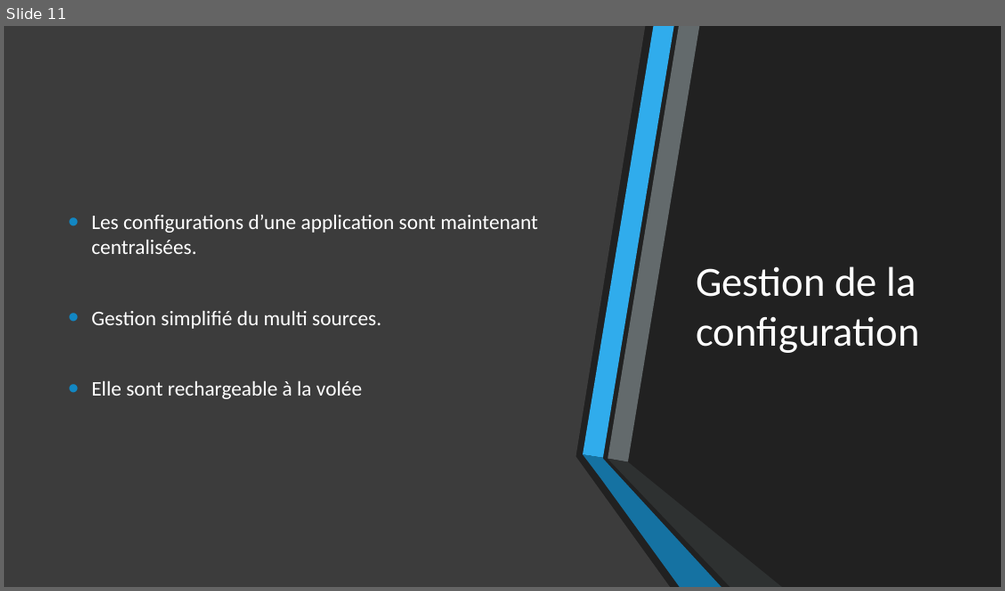
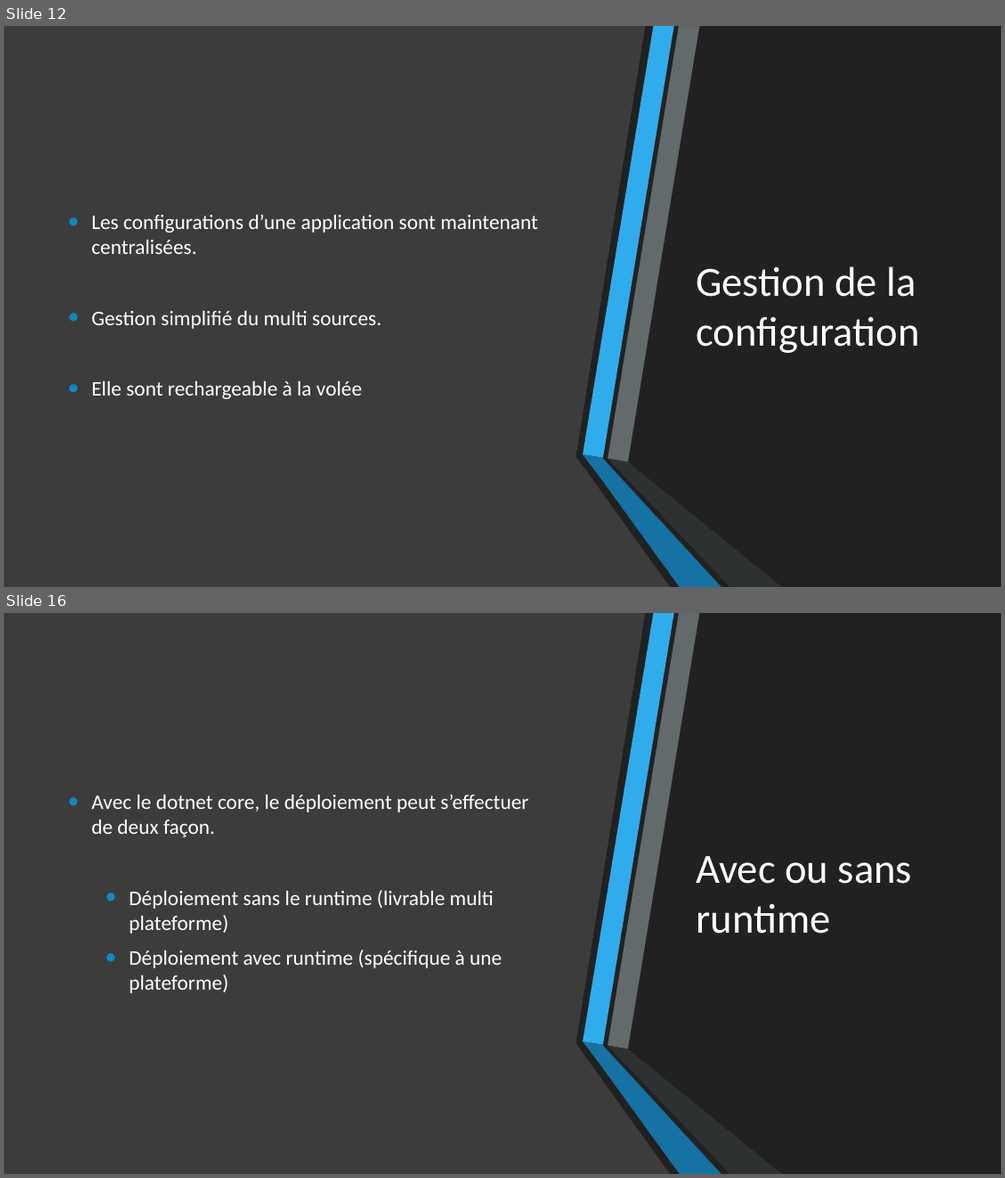
Before and after one commit to 74nu5/Meetup-MUG.net-05-02-2019, a slide deck: Présentation.pptx. Shown one above the other, each under a label of ours: slide 11 before the commit, slides 12 and 16 after it; the slides between them are not shown. The pictures are 1005x591 and 1005x1178 pixels, drawn with LibreOffice and Linux fonts; fonts in the diff are those of the drawing. Boxes give left, top, right and bottom in pixels: in the first picture for what was removed or moved away, otherwise in the second. Text is boxed around its words. In the diff, an @@ line names an element or a change of style, - is before the commit and + after.

```diff
--- a/Présentation.pptx
+++ b/Présentation.pptx
@@ slide 16 added at (4, 613, 1001, 1174), background #212121; not listed: 6 template elements that a slide beside it also shows @@
@@ rectangle added at (4, 613, 1001, 1174), fill #212121 @@
@@ freeform shape added at (4, 613, 671, 1174), fill #404040 at 90% opacity @@
@@ freeform shape added at (582, 613, 674, 1045), fill #30ACEC @@
@@ freeform shape added at (607, 613, 699, 1049), fill #636A6C @@
@@ text added at (91, 794, 528, 993), 20 pt, text #FFFFFF @@
+• Avec le dotnet core, le déploiement peut s’effectuer de deux façon.
+  • Déploiement sans le runtime (livrable multi plateforme)
+  • Déploiement avec runtime (spécifique à une plateforme)
@@ title added at (696, 856, 912, 933), 40 pt, text #FFFFFF @@
+Avec ou sans runtime
@@ freeform shape added at (582, 1041, 721, 1174), fill #1287C3 at 80% opacity @@
@@ freeform shape added at (607, 1046, 782, 1174), fill #323536 at 80% opacity @@
@@ what was slide 11 is now slide 12 @@
```
Also in this commit, not shown: 1 slide changed, 10 other slides added.
